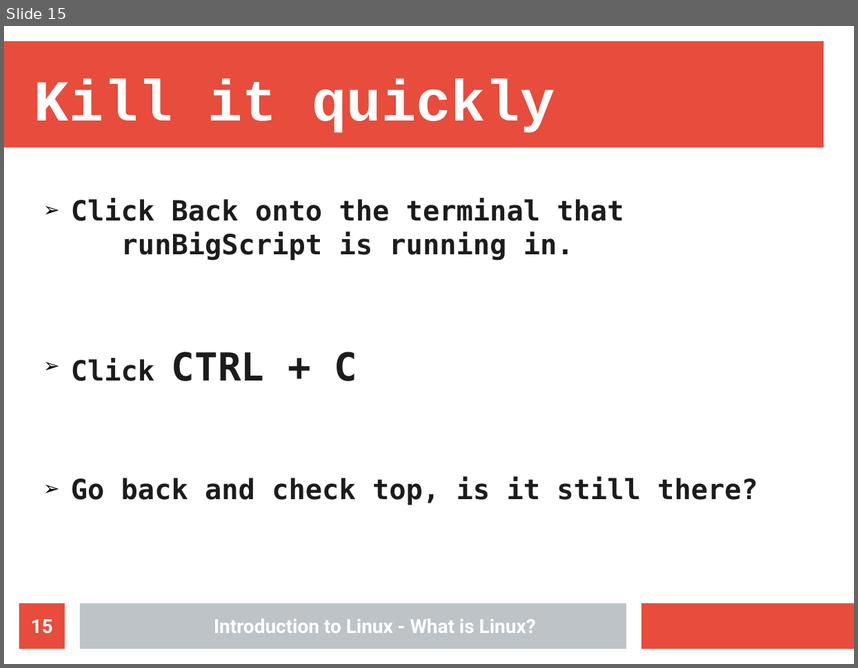
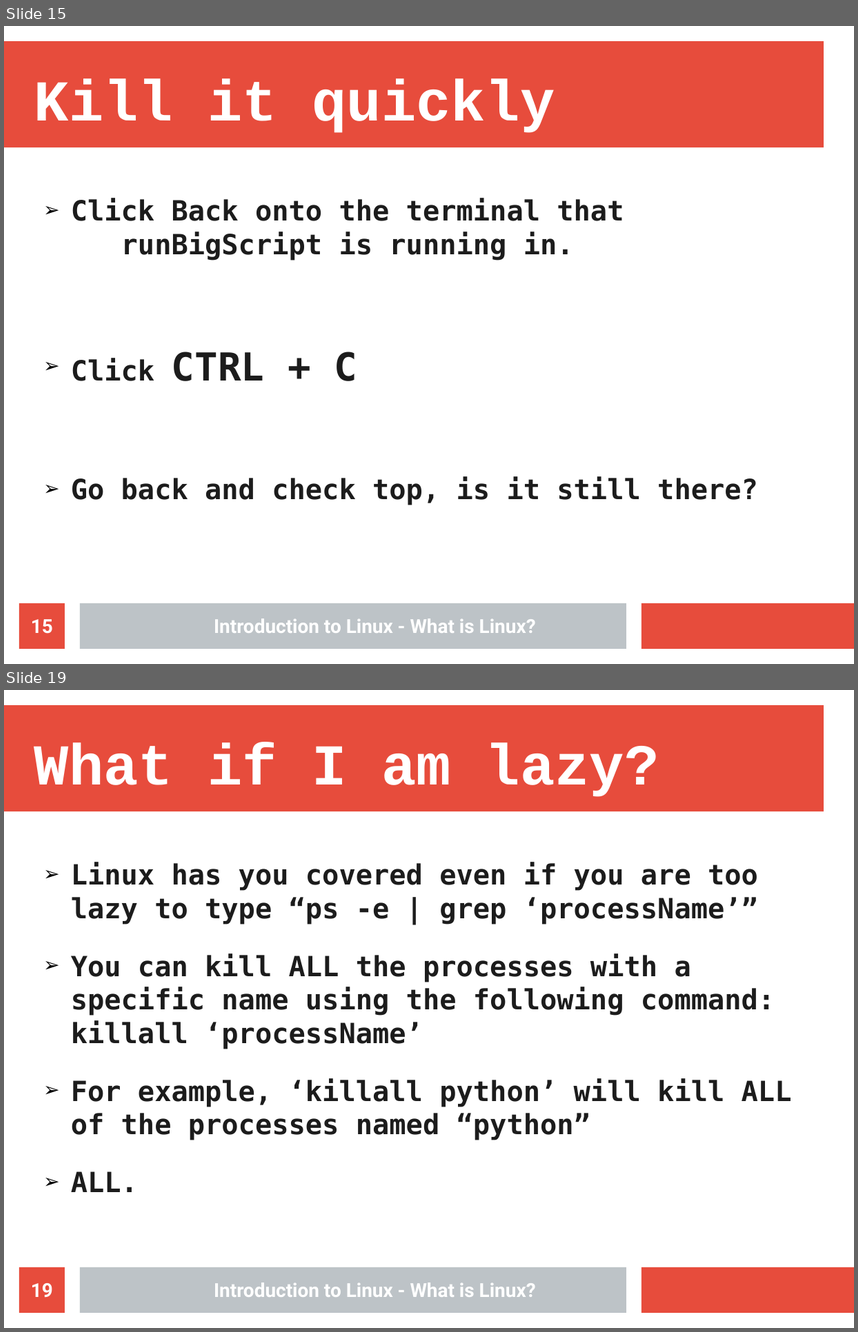
Before and after one commit to Nhlakanipho-Biyela/Intro_To_Linux_Course, a slide deck: Lecture_Slides/Lecture_4/ITL_Lecture_4_Processes.odp. Shown one above the other, each under a label of ours: slide 15 before the commit, slides 15 and 19 after it; the slides between them are not shown. The pictures are 858x668 and 858x1332 pixels, drawn with LibreOffice and Linux fonts; fonts in the diff are those of the drawing; background and template pictures are left out. Boxes give left, top, right and bottom in pixels: in the first picture for what was removed or moved away, otherwise in the second. Text is boxed around its words. In the diff, an @@ line names an element or a change of style, - is before the commit and + after.

```diff
--- a/Lecture_Slides/Lecture_4/ITL_Lecture_4_Processes.odp
+++ b/Lecture_Slides/Lecture_4/ITL_Lecture_4_Processes.odp
@@ slide 19 added at (x1=4, y1=690, x2=854, y2=1328), background #FFFFFF; not listed: 3 template elements that a slide beside it also shows @@
@@ title added at (x1=34, y1=743, x2=660, y2=797), 54 pt, text #FFFFFF, bold @@
+What if I am lazy?
@@ text added at (x1=71, y1=862, x2=792, y2=1192), 26 pt, text #1C1C1C, bold @@
+➢ Linux has you covered even if you are too lazy to type “ps -e | grep ‘processName’”
+➢ You can kill ALL the processes with a specific name using the following command: killall ‘processName’
+➢ For example, ‘killall python’ will kill ALL of the processes named “python”
+➢ ALL.
@@ page number added at (x1=19, y1=1267, x2=65, y2=1312), fill #E74C3C, 18 pt, text #FFFFFF, bold @@
+19
@@ text added at (x1=214, y1=1283, x2=536, y2=1297), 18 pt, text #FFFFFF, bold @@
+Introduction to Linux - What is Linux?
```
Also in this commit, not shown: 7 slides changed, 2 other files.
